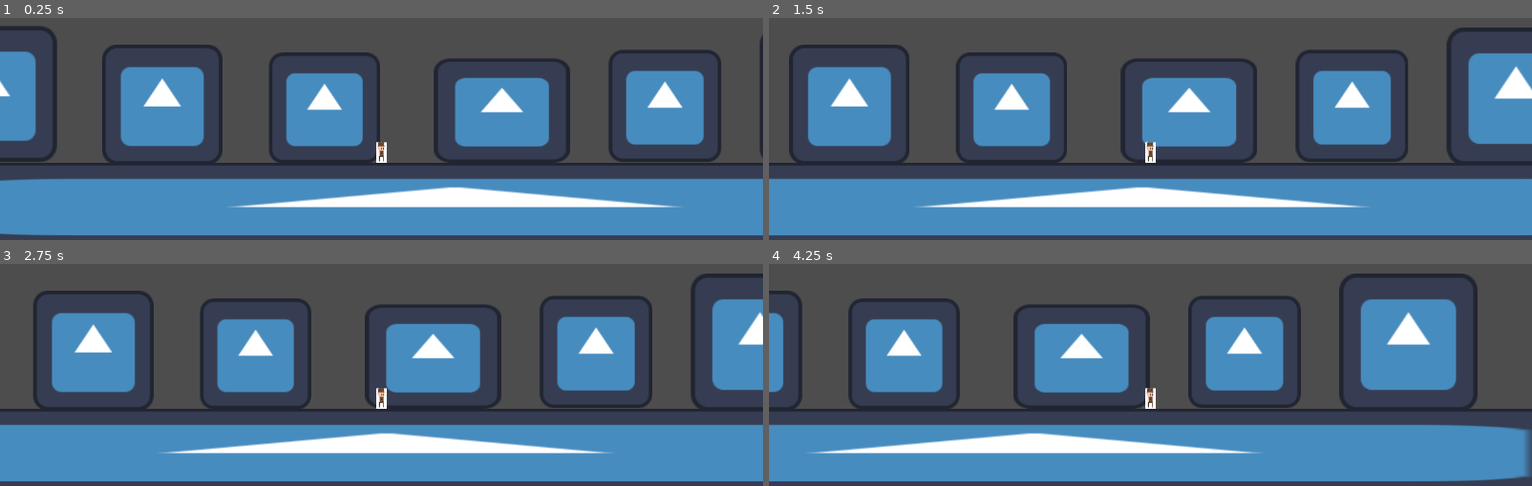
Above: before the commit, frames 1-4 (two rows, left to right).
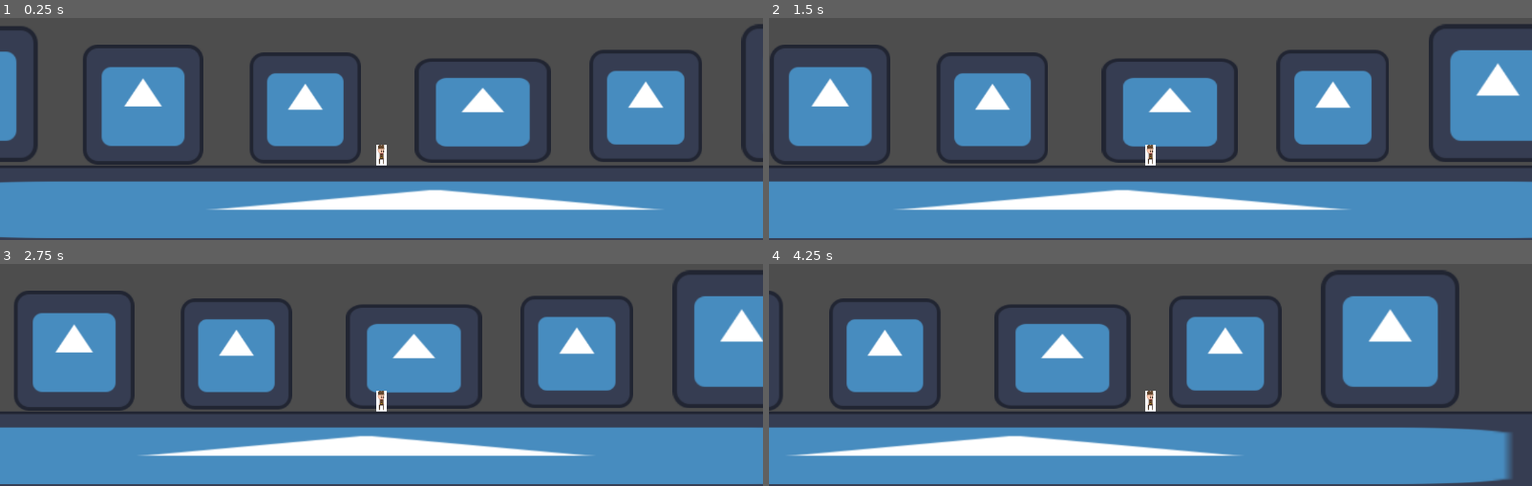
Above: after the commit, the same moments.

Repository: ridleykesecker/gs-western
Game: Godot game, scene res://town_outside.tscn
Same seed, same stepped clock (60 frames per second), same inputs: the game is played once before the commit and once after it. The engine's default icon, where the game draws it, is replaced by a stand-in: a white triangle on a blue panel in a dark square.
Inputs:
- Up to frame 1 (0.25 s): no input
- Up to frame 2 (1.5 s): tap Enter (ui_accept) at 0.5, 0.77 s; hold Right (ui_right) from 0.53 s (still down)
- Up to frame 3 (2.75 s): tap Enter (ui_accept) at 1.52 s; release Right (ui_right) at 2.03 s; hold Left (ui_left) from 2.03 s (still down)
- Up to frame 4 (4.25 s): release Left (ui_left) at 2.78 s; hold Right (ui_right) from 2.78 s (still down); tap Enter (ui_accept) at 3.02, 3.77 s

The runs differ from the first frame. In frame 1, 22% of the frame differs, in the area x 0-100%, y 2-100%; in frame 2, 22%; in frame 3, 22%; in frame 4, 23%.

Commit message:
afdgadf

Diff:
--- /dev/null
+++ b/western/Area2D.gd
@@ -0,0 +1,15 @@
+extends Area2D
+
+var at_door = false
+
+func _process(delta):
+	if Input.is_action_pressed("ui_up") and at_door:
+		get_tree().change_scene_to_file("res://sheriffs_office_inside.tscn")
+		at_door = false
+
+
+func _on_body_entered(body):
+	at_door = true
+
+func _on_body_exited(body):
+	at_door = false
--- a/western/CharacterBody2D.gd
+++ b/western/CharacterBody2D.gd
@@ -20,10 +20,10 @@
 	if Input.is_action_just_pressed("ui_accept") and is_on_floor():
 		velocity.y = JUMP_VELOCITY
 
-	if Input.is_action_pressed("ui_sprint"):
-		speed = sprintSpeed
-	else:
-		speed = DEFAULT_SPEED
+	#if Input.is_action_pressed("ui_sprint"):
+	#	speed = sprintSpeed
+	#else:
+	#	speed = DEFAULT_SPEED
 
 	# Get the input direction and handle the movement/deceleration.
 	# As good practice, you should replace UI actions with custom gameplay actions.
@@ -34,3 +34,19 @@
 		velocity.x = move_toward(velocity.x, 0, speed)
 
 	move_and_slide()
+
+
+func _on_body_exited(body):
+	pass # Replace with function body.
+
+
+func _on_body_entered(body):
+	pass # Replace with function body.
+
+
+func _on_exit_body_entered(body):
+	pass # Replace with function body.
+
+
+func _on_exit_body_exited(body):
+	pass # Replace with function body.
--- /dev/null
+++ b/western/CollisionShape2D.gd
@@ -0,0 +1,8 @@
+extends CollisionShape2D
+
+
+func _on_child_entered_tree(node):
+	pass # Replace with function body.
+func _process(delta):
+	if Input.is_action_pressed("ui_up"):
+		get_tree().change_scene_to_file("res://sheriffs_office_inside.tscn")
--- a/western/bank_inside.tscn
+++ b/western/bank_inside.tscn
@@ -1,14 +1,37 @@
-[gd_scene load_steps=3 format=3 uid="uid://y44hopnvwkg3"]
+[gd_scene load_steps=6 format=3 uid="uid://y44hopnvwkg3"]
 
 [ext_resource type="Texture2D" uid="uid://b8juwws6uv5c3" path="res://icon.svg" id="1_c7lci"]
+[ext_resource type="Script" path="res://bankexit.gd" id="1_r53oq"]
 [ext_resource type="PackedScene" uid="uid://ch5ml5k2kaq6w" path="res://player.tscn" id="2_hdpux"]
+
+[sub_resource type="RectangleShape2D" id="RectangleShape2D_qjd75"]
+size = Vector2(47, 78)
+
+[sub_resource type="RectangleShape2D" id="RectangleShape2D_38ns5"]
+size = Vector2(562, 80)
 
 [node name="bank inside" type="Node2D"]
 
-[node name="Icon" type="Sprite2D" parent="."]
-position = Vector2(360, 631.5)
-scale = Vector2(2.48438, 0.242188)
+[node name="exit" type="Area2D" parent="."]
+script = ExtResource("1_r53oq")
+
+[node name="CollisionShape2D" type="CollisionShape2D" parent="exit"]
+position = Vector2(864.5, 547)
+shape = SubResource("RectangleShape2D_qjd75")
+
+[node name="StaticBody2D" type="StaticBody2D" parent="."]
+
+[node name="CollisionShape2D" type="CollisionShape2D" parent="StaticBody2D"]
+position = Vector2(608, 626)
+shape = SubResource("RectangleShape2D_38ns5")
+
+[node name="Icon" type="Sprite2D" parent="StaticBody2D"]
+position = Vector2(612, 625)
+scale = Vector2(4.40625, 0.617188)
 texture = ExtResource("1_c7lci")
 
 [node name="player" parent="." instance=ExtResource("2_hdpux")]
-position = Vector2(361, 601)
+position = Vector2(615, 562)
+
+[connection signal="body_entered" from="exit" to="exit" method="_on_exit_body_entered"]
+[connection signal="body_exited" from="exit" to="exit" method="_on_exit_body_exited"]
--- /dev/null
+++ b/western/bankexit.gd
@@ -0,0 +1,17 @@
+extends Area2D
+
+
+var at_door = false
+
+func _process(delta):
+	if Input.is_action_pressed("ui_up") and at_door:
+		get_tree().change_scene_to_file("res://town_outside.tscn")
+		at_door = false
+
+
+func _on_exit_body_entered(body):
+	at_door = true
+
+
+func _on_exit_body_exited(body):
+	at_door = false
--- a/western/barn_inside.tscn
+++ b/western/barn_inside.tscn
@@ -1,3 +1,37 @@
-[gd_scene format=3 uid="uid://bareg34l7j4wb"]
+[gd_scene load_steps=6 format=3 uid="uid://bareg34l7j4wb"]
+
+[ext_resource type="PackedScene" uid="uid://ch5ml5k2kaq6w" path="res://player.tscn" id="1_aqubc"]
+[ext_resource type="Script" path="res://barnexit.gd" id="2_0j2ru"]
+[ext_resource type="Texture2D" uid="uid://b8juwws6uv5c3" path="res://icon.svg" id="3_f2m61"]
+
+[sub_resource type="RectangleShape2D" id="RectangleShape2D_ax3co"]
+size = Vector2(68, 77)
+
+[sub_resource type="RectangleShape2D" id="RectangleShape2D_8unqm"]
+size = Vector2(562, 80)
 
 [node name="barn inside" type="Node2D"]
+
+[node name="player" parent="." instance=ExtResource("1_aqubc")]
+position = Vector2(640, 521)
+
+[node name="exit" type="Area2D" parent="."]
+script = ExtResource("2_0j2ru")
+
+[node name="CollisionShape2D" type="CollisionShape2D" parent="exit"]
+position = Vector2(854, 546.5)
+shape = SubResource("RectangleShape2D_ax3co")
+
+[node name="StaticBody2D" type="StaticBody2D" parent="."]
+
+[node name="CollisionShape2D" type="CollisionShape2D" parent="StaticBody2D"]
+position = Vector2(608, 626)
+shape = SubResource("RectangleShape2D_8unqm")
+
+[node name="Icon" type="Sprite2D" parent="StaticBody2D"]
+position = Vector2(609, 626)
+scale = Vector2(4.40625, 0.617188)
+texture = ExtResource("3_f2m61")
+
+[connection signal="body_entered" from="exit" to="exit" method="_on_body_entered"]
+[connection signal="body_exited" from="exit" to="exit" method="_on_body_exited"]
--- /dev/null
+++ b/western/barnexit.gd
@@ -0,0 +1,17 @@
+extends Area2D
+
+
+var at_door = false
+
+func _process(delta):
+	if Input.is_action_pressed("ui_up") and at_door:
+		get_tree().change_scene_to_file("res://town_outside.tscn")
+		at_door = false
+
+
+func _on_body_entered(body):
+	at_door = true
+
+
+func _on_body_exited(body):
+	at_door = false
--- /dev/null
+++ b/western/enter bank.gd
@@ -0,0 +1,15 @@
+extends Area2D
+
+
+var at_door = false
+
+func _process(delta):
+	if Input.is_action_pressed("ui_up") and at_door:
+		get_tree().change_scene_to_file("res://bank_inside.tscn")
+		at_door = false
+
+func _on_body_entered(body):
+	at_door = true
+
+func _on_body_exited(body):
+	at_door = false
--- /dev/null
+++ b/western/enter barn.gd
@@ -0,0 +1,15 @@
+extends Area2D
+
+
+var at_door = false
+
+func _process(delta):
+	if Input.is_action_pressed("ui_up") and at_door:
+		get_tree().change_scene_to_file("res://barn_inside.tscn")
+		at_door = false
+
+func _on_body_entered(body):
+	at_door = true
+
+func _on_body_exited(body):
+	at_door = false
--- a/western/pdentrance.gd
+++ b/western/pdentrance.gd
@@ -10,6 +10,15 @@
 func _process(delta):
 	pass
 
-func _on_level_end_zone_body_entered(body):
-	if Input.is_action_pressed("ui_up"):
-		get_tree().change_scene_to_file("res://sheriffs_office_inside.tscn")
+func _on_body_entered(body):
+	if body.name == "player":
+		if Input.is_action_pressed("ui_up"):
+			get_tree().change_scene_to_file("res://sheriffs_office_inside.tscn")
+
+
+
+
+
+
+func _on_child_entered_tree(node):
+	pass # Replace with function body.
--- a/western/player.tscn
+++ b/western/player.tscn
@@ -6,20 +6,19 @@
 [sub_resource type="RectangleShape2D" id="RectangleShape2D_0dwsb"]
 size = Vector2(71.993, 120.56)
 
-[node name="player" type="Node2D"]
-
-[node name="CharacterBody2D" type="CharacterBody2D" parent="."]
+[node name="player" type="CharacterBody2D"]
 script = ExtResource("1_qqjkw")
 
-[node name="Camera2D" type="Camera2D" parent="CharacterBody2D"]
+[node name="Camera2D" type="Camera2D" parent="."]
 limit_left = -632
+limit_right = 1550
 limit_bottom = 632
 
-[node name="CollisionShape2D" type="CollisionShape2D" parent="CharacterBody2D"]
+[node name="CollisionShape2D" type="CollisionShape2D" parent="."]
 position = Vector2(0, 0.249999)
 scale = Vector2(0.194463, 0.252986)
 shape = SubResource("RectangleShape2D_0dwsb")
 
-[node name="Sprite2D" type="Sprite2D" parent="CharacterBody2D"]
+[node name="Sprite2D" type="Sprite2D" parent="."]
 scale = Vector2(0.133696, 0.112319)
 texture = ExtResource("1_h02ga")
--- /dev/null
+++ b/western/sheriffofficeexit.gd
@@ -0,0 +1,17 @@
+extends Area2D
+
+
+var at_door = false
+
+func _process(delta):
+	if Input.is_action_pressed("ui_up") and at_door:
+		get_tree().change_scene_to_file("res://town_outside.tscn")
+		at_door = false
+
+
+func _on_body_entered(body):
+	at_door = true
+
+
+func _on_body_exited(body):
+	at_door = false
--- a/western/sheriffs_office_inside.tscn
+++ b/western/sheriffs_office_inside.tscn
@@ -1,14 +1,37 @@
-[gd_scene load_steps=3 format=3 uid="uid://cwjlbohi8bl01"]
+[gd_scene load_steps=6 format=3 uid="uid://cwjlbohi8bl01"]
 
 [ext_resource type="Texture2D" uid="uid://b8juwws6uv5c3" path="res://icon.svg" id="1_mblpv"]
+[ext_resource type="Script" path="res://sheriffofficeexit.gd" id="2_b8pax"]
 [ext_resource type="PackedScene" uid="uid://ch5ml5k2kaq6w" path="res://player.tscn" id="2_r4hb2"]
+
+[sub_resource type="RectangleShape2D" id="RectangleShape2D_2n4t6"]
+size = Vector2(75, 81)
+
+[sub_resource type="RectangleShape2D" id="RectangleShape2D_ulwci"]
+size = Vector2(562, 80)
 
 [node name="sheriffs office inside" type="Node2D"]
 
-[node name="Icon" type="Sprite2D" parent="."]
-position = Vector2(610, 619)
-scale = Vector2(4.40625, 0.421875)
+[node name="player" parent="." instance=ExtResource("2_r4hb2")]
+position = Vector2(645, 544)
+
+[node name="exit" type="Area2D" parent="."]
+script = ExtResource("2_b8pax")
+
+[node name="CollisionShape2D" type="CollisionShape2D" parent="exit"]
+position = Vector2(850.5, 548.5)
+shape = SubResource("RectangleShape2D_2n4t6")
+
+[node name="StaticBody2D" type="StaticBody2D" parent="."]
+
+[node name="CollisionShape2D" type="CollisionShape2D" parent="StaticBody2D"]
+position = Vector2(608, 626)
+shape = SubResource("RectangleShape2D_ulwci")
+
+[node name="Icon" type="Sprite2D" parent="StaticBody2D"]
+position = Vector2(609, 626)
+scale = Vector2(4.40625, 0.617188)
 texture = ExtResource("1_mblpv")
 
-[node name="player" parent="." instance=ExtResource("2_r4hb2")]
-position = Vector2(609, 572)
+[connection signal="body_entered" from="exit" to="exit" method="_on_body_entered"]
+[connection signal="body_exited" from="exit" to="exit" method="_on_body_exited"]
--- a/western/town_outside.tscn
+++ b/western/town_outside.tscn
@@ -1,11 +1,13 @@
-[gd_scene load_steps=6 format=3 uid="uid://ccovp4y1dju85"]
+[gd_scene load_steps=8 format=3 uid="uid://ccovp4y1dju85"]
 
 [ext_resource type="Texture2D" uid="uid://b8juwws6uv5c3" path="res://icon.svg" id="1_ctl16"]
+[ext_resource type="Script" path="res://Area2D.gd" id="2_4tnuw"]
 [ext_resource type="PackedScene" uid="uid://ch5ml5k2kaq6w" path="res://player.tscn" id="2_mt7x6"]
-[ext_resource type="Script" path="res://pdentrance.gd" id="3_i5wqq"]
+[ext_resource type="Script" path="res://enter bank.gd" id="3_mp780"]
+[ext_resource type="Script" path="res://enter barn.gd" id="4_8s76v"]
 
 [sub_resource type="RectangleShape2D" id="RectangleShape2D_o20xx"]
-size = Vector2(75, 84.3562)
+size = Vector2(75, 76.1781)
 
 [sub_resource type="RectangleShape2D" id="RectangleShape2D_xah7w"]
 size = Vector2(128.354, 32.3678)
@@ -18,7 +20,7 @@
 texture = ExtResource("1_ctl16")
 
 [node name="bank" type="Sprite2D" parent="."]
-position = Vector2(1042.5, 414.5)
+position = Vector2(1044, 410)
 scale = Vector2(1.63281, 1.63281)
 texture = ExtResource("1_ctl16")
 
@@ -42,14 +44,31 @@
 scale = Vector2(1.32813, 1.32813)
 texture = ExtResource("1_ctl16")
 
-[node name="Area2D" type="Area2D" parent="."]
+[node name="enter sheriffs office" type="Area2D" parent="."]
+position = Vector2(291, 477)
+script = ExtResource("2_4tnuw")
 
-[node name="CollisionShape2D" type="CollisionShape2D" parent="Area2D"]
-position = Vector2(260, 479.822)
+[node name="CollisionShape2D" type="CollisionShape2D" parent="enter sheriffs office"]
+position = Vector2(-7, 2)
 shape = SubResource("RectangleShape2D_o20xx")
-script = ExtResource("3_i5wqq")
+
+[node name="enter bank" type="Area2D" parent="."]
+position = Vector2(1048, 475)
+script = ExtResource("3_mp780")
+
+[node name="CollisionShape2D" type="CollisionShape2D" parent="enter bank"]
+shape = SubResource("RectangleShape2D_o20xx")
+
+[node name="enter barn" type="Area2D" parent="."]
+position = Vector2(1048, 475)
+script = ExtResource("4_8s76v")
+
+[node name="CollisionShape2D" type="CollisionShape2D" parent="enter barn"]
+position = Vector2(-1274, -4)
+shape = SubResource("RectangleShape2D_o20xx")
 
 [node name="StaticBody2D" type="StaticBody2D" parent="."]
+position = Vector2(-1, 4)
 
 [node name="ground" type="Sprite2D" parent="StaticBody2D"]
 position = Vector2(478, 580.25)
@@ -62,4 +81,13 @@
 shape = SubResource("RectangleShape2D_xah7w")
 
 [node name="player" parent="." instance=ExtResource("2_mt7x6")]
-position = Vector2(367, 488)
+position = Vector2(396, 488)
+
+[connection signal="body_entered" from="enter sheriffs office" to="enter sheriffs office" method="_on_body_entered"]
+[connection signal="body_exited" from="enter sheriffs office" to="enter sheriffs office" method="_on_body_exited"]
+[connection signal="area_shape_entered" from="enter bank" to="enter bank" method="_on_area_shape_entered"]
+[connection signal="body_entered" from="enter bank" to="enter bank" method="_on_body_entered"]
+[connection signal="body_exited" from="enter bank" to="enter bank" method="_on_body_exited"]
+[connection signal="area_shape_entered" from="enter barn" to="enter barn" method="_on_area_shape_entered"]
+[connection signal="body_entered" from="enter barn" to="enter barn" method="_on_body_entered"]
+[connection signal="body_exited" from="enter barn" to="enter barn" method="_on_body_exited"]
